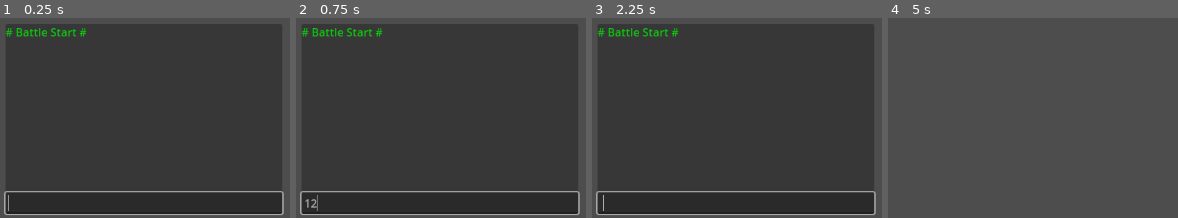
Above: before the commit, frames 1-4 (left to right).
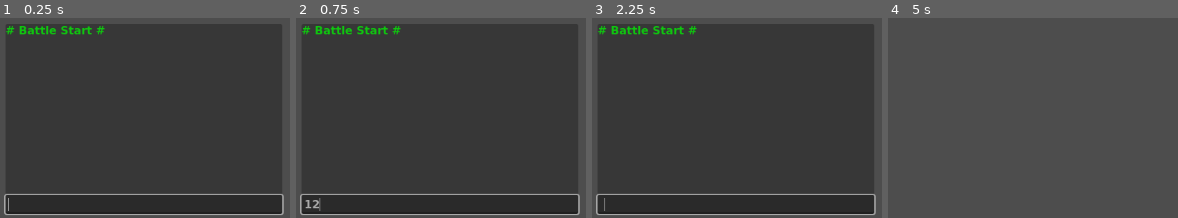
Above: after the commit, the same moments.

Repository: Endermandels/FoolsQuest
Game: Godot game, scene res://scenes/battle.tscn
The game is run twice, just before and just after one commit, with the same random seed, the same clock (stepped at 60 frames per second) and the same inputs.
Inputs (mouse positions are in pixels of both pictures, inside the frame that each line leads up to):
- Up to frame 1 (0.25 s): no input
- Up to frame 2 (0.75 s): click (441, 204) at 0.52 s; type "12" at 0.6 s
- Up to frame 3 (2.25 s): tap Enter at 1.25 s; tap Space at 2 s
- Up to frame 4 (5 s): tap Enter at 2.75, 4.25 s; tap Space at 3.5 s; tap ` (toggle_console) at 4.9 s

The runs differ from the first frame. In frame 1, 2.5% of the frame differs, in the area x 1-98%, y 4-90%; in frame 2, 2.7%, in the area x 1-98%, y 4-97%; in frame 3, 2.6%; in frame 4, nothing differs.

Commit message:
Add Battle Handler, Add Action Input state, Add monospace font

Diff:
--- /dev/null
+++ b/assets/fonts/console_font.tres
@@ -0,0 +1,5 @@
+[gd_resource type="SystemFont" load_steps=0 format=3 uid="uid://b8vmmaso7gt3x"]
+
+[resource]
+font_names = PackedStringArray("Monospace")
+font_weight = 800
--- a/project.godot
+++ b/project.godot
@@ -19,6 +19,10 @@
 
 Console="*res://scenes/components/console.tscn"
 
+[gui]
+
+theme/custom_font="uid://b8vmmaso7gt3x"
+
 [input]
 
 toggle_console={
--- a/scenes/battle.tscn
+++ b/scenes/battle.tscn
@@ -1,16 +1,31 @@
-[gd_scene load_steps=4 format=3 uid="uid://q08qti5wvyrc"]
+[gd_scene load_steps=7 format=3 uid="uid://q08qti5wvyrc"]
 
 [ext_resource type="Script" uid="uid://c24wy4prp7eyo" path="res://scripts/scenes/battle/battle.gd" id="1_dn72j"]
+[ext_resource type="Script" uid="uid://dixbtf3xhn414" path="res://scripts/scenes/battle/battle_handler.gd" id="2_6vh42"]
 [ext_resource type="Script" uid="uid://cehneggjpuen7" path="res://scripts/scenes/battle/battle_state_machine.gd" id="2_th188"]
 [ext_resource type="Script" uid="uid://bxaqisyb2lls8" path="res://scripts/scenes/battle/states/battle_start.gd" id="3_p1qf1"]
+[ext_resource type="Script" uid="uid://d0hy0tar3um41" path="res://scripts/scenes/battle/states/turn_start_burn.gd" id="4_a12nh"]
+[ext_resource type="Script" uid="uid://opr72b5l4vaa" path="res://scripts/scenes/battle/states/action_input.gd" id="5_lpir7"]
 
-[node name="Battle" type="Node2D" node_paths=PackedStringArray("state_machine")]
+[node name="Battle" type="Node2D" node_paths=PackedStringArray("battle_handler")]
 script = ExtResource("1_dn72j")
+battle_handler = NodePath("BattleHandler")
+
+[node name="BattleHandler" type="Node" parent="." node_paths=PackedStringArray("state_machine")]
+script = ExtResource("2_6vh42")
 state_machine = NodePath("StateMachine")
 
-[node name="StateMachine" type="Node" parent="." node_paths=PackedStringArray("cur_state")]
+[node name="StateMachine" type="Node" parent="BattleHandler" node_paths=PackedStringArray("cur_state")]
 script = ExtResource("2_th188")
 cur_state = NodePath("BattleStart")
 
-[node name="BattleStart" type="Node" parent="StateMachine"]
+[node name="BattleStart" type="Node" parent="BattleHandler/StateMachine" node_paths=PackedStringArray("turn_start_burn")]
 script = ExtResource("3_p1qf1")
+turn_start_burn = NodePath("../TurnStartBurn")
+
+[node name="TurnStartBurn" type="Node" parent="BattleHandler/StateMachine" node_paths=PackedStringArray("action_input")]
+script = ExtResource("4_a12nh")
+action_input = NodePath("../ActionInput")
+
+[node name="ActionInput" type="Node" parent="BattleHandler/StateMachine"]
+script = ExtResource("5_lpir7")
--- a/scripts/runtimes/unit_run.gd
+++ b/scripts/runtimes/unit_run.gd
@@ -2,6 +2,7 @@
 class_name UnitRun
 
 var nameid: String
+var is_player: bool = false
 
 # Base Stats
 var base_hp: int
@@ -28,19 +29,20 @@
 var bleed_turns_left: int = 0
 var chance_to_miss_attack: float = 0.0
 
-func _init(res: UnitRes) -> void:
-	nameid = res.nameid
+func _init(res: UnitRes, is_player: bool = false) -> void:
+	self.nameid = res.nameid
+	self.is_player = is_player
 
 	# Base Stats
-	base_hp = res.base_hp
-	base_mp = res.base_mp
-	base_atk = res.base_atk
-	base_def = res.base_def
-	base_spd = res.base_spd
+	self.base_hp = res.base_hp
+	self.base_mp = res.base_mp
+	self.base_atk = res.base_atk
+	self.base_def = res.base_def
+	self.base_spd = res.base_spd
 
 	# Variable Stats
-	hp = base_hp
-	mp = base_mp
-	atk = base_atk
-	def = base_def
-	spd = base_spd
+	self.hp = base_hp
+	self.mp = base_mp
+	self.atk = base_atk
+	self.def = base_def
+	self.spd = base_spd
--- a/scripts/scenes/battle/battle.gd
+++ b/scripts/scenes/battle/battle.gd
@@ -3,10 +3,14 @@
 
 const COMMANDS = {
 	"quit": ["quit", "exit"],
-	"step": ["step", "s"]
+	"step": ["step", "s"],
+	"left": ["left", "l"],
+	"right": ["right", "r"],
+	"confirm": ["confirm", "c"],
+	"clear": ["clear"]
 }
 
-@export var state_machine: BattleStateMachine
+@export var battle_handler: BattleHandler
 
 func _process(_delta: float) -> void:
 	var curcmd: String = ""
@@ -19,5 +23,13 @@
 
 		if curcmd in COMMANDS.quit:
 			get_tree().quit()
+		elif curcmd in COMMANDS.clear:
+			Console.clear()
 		elif curcmd in COMMANDS.step:
-			state_machine.step()
+			battle_handler.step()
+		elif curcmd in COMMANDS.left:
+			battle_handler.left()
+		elif curcmd in COMMANDS.right:
+			battle_handler.right()
+		elif curcmd in COMMANDS.confirm:
+			battle_handler.confirm()
--- /dev/null
+++ b/scripts/scenes/battle/battle_handler.gd
@@ -0,0 +1,24 @@
+extends Node
+class_name BattleHandler
+
+@export var state_machine: BattleStateMachine
+
+var data: BattleStateData
+
+func _ready() -> void:
+	data = BattleStateData.new()
+	state_machine.init(data)
+
+func left() -> void:
+	data.is_attack_action = not data.is_attack_action
+	step()
+
+func right() -> void:
+	left()
+
+func confirm() -> void:
+	data.player_confirm = true
+	step()
+
+func step() -> void:
+	state_machine.step()
--- a/scripts/scenes/battle/battle_state_data.gd
+++ b/scripts/scenes/battle/battle_state_data.gd
@@ -4,6 +4,10 @@
 #region Variables
 var units: Array[UnitRun] = []
 var turn_idx: int = 0
+
+var is_attack_action: bool = false ## Whether to go to Attack or Special state from Action Input state
+# TODO: Implement selected_special
+var player_confirm: bool = false ## Whether the player has confirmed their selection
 #endregion
 
 #region Functions
--- a/scripts/scenes/battle/battle_state_machine.gd
+++ b/scripts/scenes/battle/battle_state_machine.gd
@@ -1,5 +1,5 @@
 extends StateMachine
 class_name BattleStateMachine
 
-func _init() -> void:
-	data = BattleStateData.new()
+func init(dt: BattleStateData) -> void:
+	self.data = dt
--- /dev/null
+++ b/scripts/scenes/battle/states/action_input.gd
@@ -0,0 +1,27 @@
+extends State
+
+@export var attack: State
+@export var special: State
+
+func step(data: BattleStateData) -> State:
+	var state: State = null
+	var cur_unit: UnitRun = data.units[data.turn_idx]
+
+	if cur_unit.is_player:
+		if not data.player_confirm:
+			Console.print_line(
+				"> Attack or Special? (Selected: %s) Enter '/l' or '/r' to change selection. Enter '/c' to confirm."
+				% ("Attack" if data.is_attack_action else "Special"),
+				Color.ORANGE
+			)
+		else:
+			data.player_confirm = false
+			state = attack if data.is_attack_action else special
+	else:
+		# TODO: Add case for Special selection
+		state = attack
+
+	return state
+
+func enter(_data: BattleStateData) -> void:
+	print("* Entered Action Input")
--- a/scripts/scenes/battle/states/battle_start.gd
+++ b/scripts/scenes/battle/states/battle_start.gd
@@ -8,15 +8,15 @@
 
 @export var turn_start_burn: State
 
-func step(_data: BattleStateData) -> State:
-	return turn_start_burn
-
-func enter(data: BattleStateData) -> void:
+func step(data: BattleStateData) -> State:
 	#region # TODO: CHANGE
-	var player: UnitRun = UnitRun.new(PLAYER.duplicate())
+	var player: UnitRun = UnitRun.new(PLAYER.duplicate(), true)
 	var enemy: UnitRun = UnitRun.new(WOLF.duplicate())
 	data.units.append(player)
 	data.units.append(enemy)
 	print("* Initialized units")
 	#endregion
+	return turn_start_burn
+
+func enter(_data: BattleStateData) -> void:
 	Console.print_line("# Battle Start #", Color.GREEN)
--- a/scripts/scenes/battle/states/turn_start_burn.gd
+++ b/scripts/scenes/battle/states/turn_start_burn.gd
@@ -16,5 +16,5 @@
 
 	return state
 
-func enter(data) -> void:
+func enter(_data: BattleStateData) -> void:
 	Console.print_line("# Turn Start #", Color.GREEN)
Not shown, added: scripts/scenes/battle/battle_handler.gd.uid
Not shown, added: scripts/scenes/battle/states/action_input.gd.uid
Not shown, changed: docs/design/battle/logic/states/0026 - Data.md
